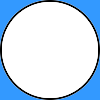
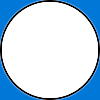
Before/after of a 100 × 100 layered artwork. What changed in the layer stack:
painted on "Warstwa #1" over (0, 0, 100, 100)
